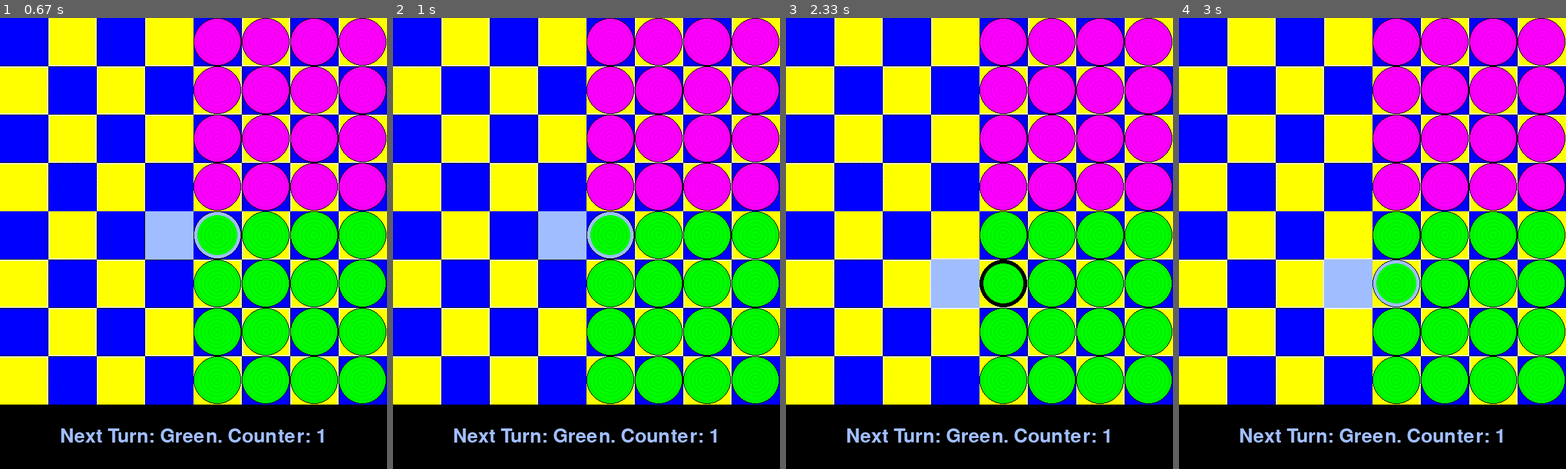
Above: before the commit, frames 1-4 (left to right).
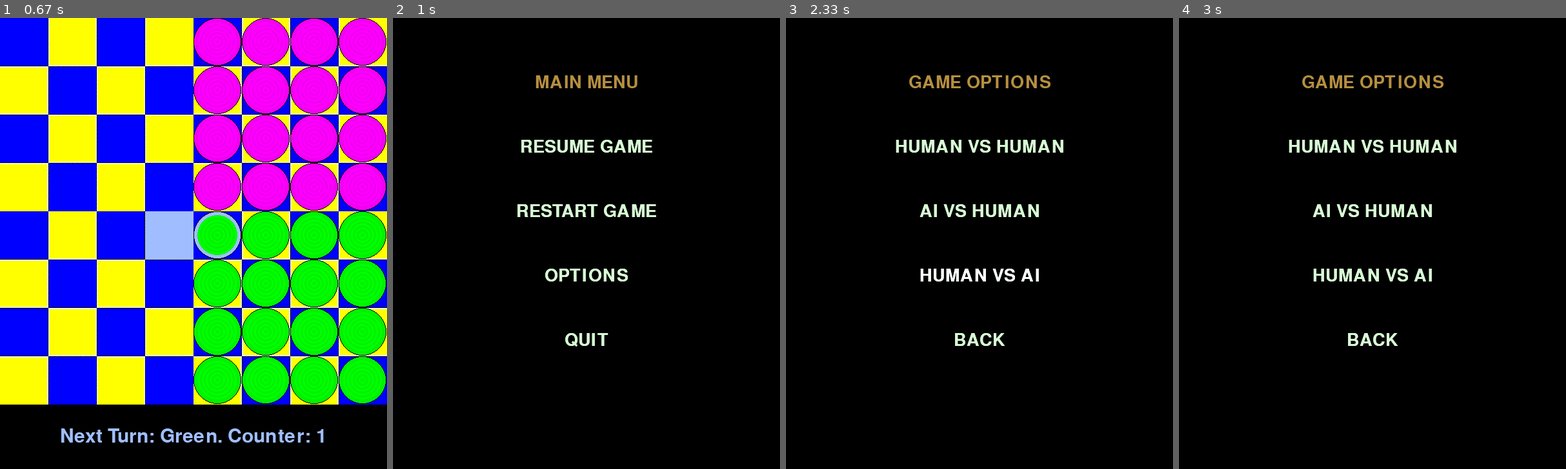
Above: after the commit, the same moments.

Repository: Patlatus/Pygame-Overcrowded-Trolleybus
Game: pygame game, started from main.py
The game is run twice, just before and just after one commit, with the same random seed, the same clock (stepped at 60 frames per second) and the same inputs.
Inputs (mouse positions are in pixels of both pictures, inside the frame that each line leads up to):
- Up to frame 1 (0.67 s): click (193, 243) at 0.38 s
- Up to frame 2 (1 s): hold Esc from 0.67 s (still down); move the mouse to (493, 248) at 0.7 s
- Up to frame 3 (2.33 s): release Esc at 1.13 s; click (979, 211) at 1.32 s, where only the run after the commit has a clickable "RESTART GAME"; hold Esc 1.6-2.07 s; move the mouse to (878, 76) at 1.63 s; click (979, 275) at 2.25 s, where only the run after the commit has a clickable "OPTIONS"
- Up to frame 4 (3 s): move the mouse to (1360, 166) at 2.6 s; click (1360, 166) at 2.75 s

Frame 1 is identical in both runs. In frame 2, 84% of the frame differs, in the area x 0-100%, y 0-95%; in frame 3, 84%; in frame 4, 84%.

Commit message:
Implement menu options to quit, resume and restart the game

Diff:
--- /dev/null
+++ b/button.py
@@ -0,0 +1,29 @@
+class Button():
+	def __init__(self, image, pos, text_input, font, base_color, hovering_color):
+		self.image = image
+		self.x_pos = pos[0]
+		self.y_pos = pos[1]
+		self.font = font
+		self.base_color, self.hovering_color = base_color, hovering_color
+		self.text_input = text_input
+		self.text = self.font.render(self.text_input, True, self.base_color)
+		if self.image is None:
+			self.image = self.text
+		self.rect = self.image.get_rect(center=(self.x_pos, self.y_pos))
+		self.text_rect = self.text.get_rect(center=(self.x_pos, self.y_pos))
+
+	def update(self, screen):
+		if self.image is not None:
+			screen.blit(self.image, self.rect)
+		screen.blit(self.text, self.text_rect)
+
+	def checkForInput(self, position):
+		if position[0] in range(self.rect.left, self.rect.right) and position[1] in range(self.rect.top, self.rect.bottom):
+			return True
+		return False
+
+	def changeColor(self, position):
+		if position[0] in range(self.rect.left, self.rect.right) and position[1] in range(self.rect.top, self.rect.bottom):
+			self.text = self.font.render(self.text_input, True, self.hovering_color)
+		else:
+			self.text = self.font.render(self.text_input, True, self.base_color)
--- a/main.py
+++ b/main.py
@@ -8,6 +8,7 @@
 
 from graphics import Graphics
 from board import *
+from button import Button
 
 pygame.font.init()
 
@@ -32,11 +33,46 @@
 
 		self.TICK = pygame.USEREVENT
 		pygame.time.set_timer(self.TICK, 500)
+		self.show_menu = False
+		self.show_main_menu = False
+		self.show_options = False
+
+		self.play_button = Button(image=None, pos=(self.graphics.window_size >> 1, self.graphics.window_size * 2 // 6),
+								  text_input="RESUME GAME", font=self.get_font(75), base_color="#d7fcd4",
+								  hovering_color="White")
+		self.restart_button = Button(image=None, pos=(self.graphics.window_size >> 1, self.graphics.window_size * 3 // 6),
+								  text_input="RESTART GAME", font=self.get_font(75), base_color="#d7fcd4",
+								  hovering_color="White")
+		# pygame.image.load("assets/Options Rect.png")
+		self.options_button = Button(image=None, pos=(self.graphics.window_size >> 1, self.graphics.window_size * 4 // 6),
+									 text_input="OPTIONS", font=self.get_font(75), base_color="#d7fcd4",
+									 hovering_color="White")
+		# pygame.image.load("assets/Quit Rect.png")
+		self.quit_button = Button(image=None, pos=(self.graphics.window_size >> 1, self.graphics.window_size * 5 // 6),
+								  text_input="QUIT", font=self.get_font(75), base_color="#d7fcd4",
+								  hovering_color="White")
+
+		self.human_choice = Button(image=None, pos=(self.graphics.window_size >> 1, self.graphics.window_size * 2 // 6),
+								  text_input="HUMAN VS HUMAN", font=self.get_font(75), base_color="#d7fcd4",
+								  hovering_color="White")
+		self.ai_starts = Button(image=None, pos=(self.graphics.window_size >> 1, self.graphics.window_size * 3 // 6),
+								  text_input="AI VS HUMAN", font=self.get_font(75), base_color="#d7fcd4",
+								  hovering_color="White")
+		# pygame.image.load("assets/Options Rect.png")
+		self.ai_strikes_back = Button(image=None, pos=(self.graphics.window_size >> 1, self.graphics.window_size * 4 // 6),
+									 text_input="HUMAN VS AI", font=self.get_font(75), base_color="#d7fcd4",
+									 hovering_color="White")
+		self.options_back = Button(image=None, pos=(self.graphics.window_size >> 1, self.graphics.window_size * 5 // 6),
+							  text_input="BACK", font=self.get_font(75), base_color="#d7fcd4",
+							  hovering_color="White")
 
 	def setup(self):
 		"""Draws the window and board at the beginning of the game"""
 		self.graphics.setup_window()
 
+	def get_font(self, size):
+		return pygame.font.SysFont("comicsans", 40)  # pygame.font.Font("assets/font.ttf", size)
+
 	def event_loop(self):
 		"""
 		The event loop. This is where events are triggered
@@ -50,11 +86,44 @@
 
 			if event.type == QUIT:
 				self.terminate_game()
-			if event.type == self.TICK:
+			if not self.show_menu and event.type == self.TICK:
 				self.graphics.tick()
 
-			if not self.end and event.type == MOUSEBUTTONDOWN and self.board.on_board(self.mouse_pos):
-				if self.hop == False:
+			if event.type == pygame.KEYDOWN:
+				if event.key == pygame.K_ESCAPE:
+					self.show_menu = not self.show_menu
+					if not self.show_main_menu and not self.show_options:
+						self.show_main_menu = self.show_menu
+
+			if self.show_main_menu and event.type == pygame.MOUSEBUTTONDOWN:
+				mouse_pos = pygame.mouse.get_pos()
+				if self.play_button.checkForInput(mouse_pos):
+					self.show_main_menu = False
+					self.show_menu = False
+				if self.restart_button.checkForInput(mouse_pos):
+					self.restart()
+					self.show_main_menu = False
+					self.show_menu = False
+				if self.options_button.checkForInput(mouse_pos):
+					self.show_main_menu = False
+					self.show_options = True
+				if self.quit_button.checkForInput(mouse_pos):
+					self.terminate_game()
+			if self.show_options:
+				self.display_options()
+
+			if self.show_options and event.type == pygame.MOUSEBUTTONDOWN:
+				mouse_pos = pygame.mouse.get_pos()
+				if self.options_back.checkForInput(mouse_pos):
+					self.show_options = False
+					self.show_main_menu = True
+
+			if self.show_main_menu:
+				self.display_main_menu()
+
+
+			elif not self.end and event.type == MOUSEBUTTONDOWN and self.board.on_board(self.mouse_pos):
+				if not self.hop:
 					if self.board.location(self.mouse_pos).occupant != None and self.board.location(self.mouse_pos).occupant.color == self.turn:
 						self.selected_piece = self.mouse_pos
 
@@ -76,9 +145,53 @@
 					else:
 						self.end_turn()
 
+	def display_main_menu(self):
+		self.graphics.screen.fill("black")
+
+		menu_text = self.get_font(100).render("MAIN MENU", True, "#b68f40")
+		menu_rect = menu_text.get_rect(center=(self.graphics.window_size >> 1, self.graphics.window_size // 6))
+
+		# pygame.image.load("assets/Play Rect.png")
+
+		self.graphics.screen.blit(menu_text, menu_rect)
+
+		mouse_pos = pygame.mouse.get_pos()
+		for button in [self.play_button, self.restart_button, self.options_button, self.quit_button]:
+			button.changeColor(mouse_pos)
+			button.update(self.graphics.screen)
+		pygame.display.update()
+
+	def display_options(self):
+		mouse_pos = pygame.mouse.get_pos()
+
+		self.graphics.screen.fill("black")
+
+		options_text = self.get_font(45).render("GAME OPTIONS", True, "#b68f40")
+		options_rect = options_text.get_rect(center=(self.graphics.window_size >> 1, self.graphics.window_size // 6))
+		self.graphics.screen.blit(options_text, options_rect)
+
+		for button in [self.human_choice, self.ai_starts, self.ai_strikes_back, self.options_back]:
+			button.changeColor(mouse_pos)
+			button.update(self.graphics.screen)
+
+		pygame.display.update()
+
+	def restart(self):
+		self.green = 1
+		self.magenta = 1
+		self.hop = False
+		self.turn = GREEN
+		self.selected_legal_moves = []
+		self.selected_piece = None
+		self.board.matrix = self.board.new_board()
+		self.graphics.draw_message("Next Turn: Magenta. Counter: " + str(self.magenta))
+		self.graphics.update_display(self.board, self.selected_legal_moves, self.selected_piece)
+
 	def update(self):
 		"""Calls on the graphics class to update the game display."""
-		self.graphics.update_display(self.board, self.selected_legal_moves, self.selected_piece)
+		if not self.show_menu:
+			self.graphics.update_display(self.board, self.selected_legal_moves, self.selected_piece)
+
 
 	def terminate_game(self):
 		Game.run = False
